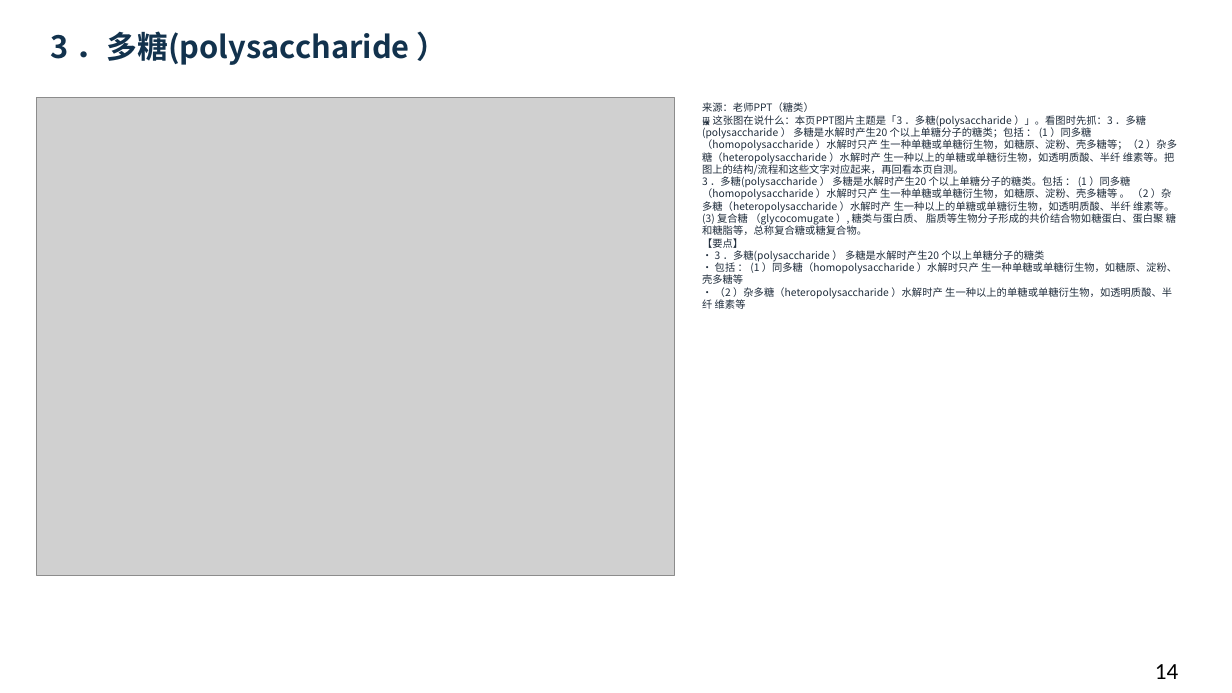
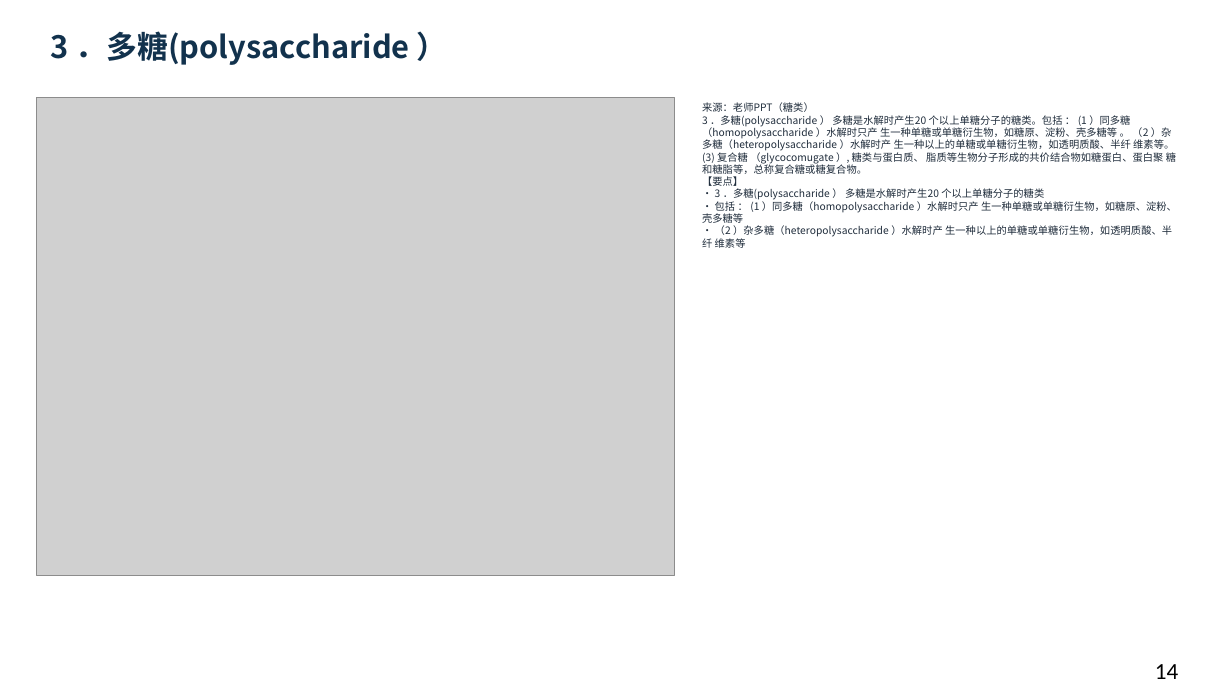
Before and after one commit to newkan-li/Biochemistry, a slide deck: slide 14 of downloads/bc09-ai-style.pptx. Drawn at 1232x693 pixels with LibreOffice and Linux fonts; fonts in the diff are those of the drawing; grey boxes stand for pictures. Boxes give left, top, right and bottom in pixels: in the first picture for what was removed or moved away, otherwise in the second. Text is boxed around its words. In the diff, an @@ line names an element or a change of style, - is before the commit and + after.

```diff
--- a/downloads/bc09-ai-style.pptx
+++ b/downloads/bc09-ai-style.pptx
@@ text at (702, 102, 1177, 248): text changed @@
-来源：老师PPT（糖类）
-🖼 这张图在说什么：本页PPT图片主题是「3 ．多糖(polysaccharide ）」。看图时先抓：3 ．多糖(polysaccharide ） 多糖是水解时产生20 个以上单糖分子的糖类；包括 ： (1 ）同多糖（homopolysaccharide ）水解时只产 生一种单糖或单糖衍生物，如糖原、淀粉、壳多糖等；（2 ）杂多糖（heteropolysaccharide ）水解时产 生一种以上的单糖或单糖衍生物，如透明质酸、半纤 维素等。把图上的结构/流程和这些文字对应起来，再回看本页自测。
-3 ．多糖(polysaccharide ） 多糖是水解时产生20 个以上单糖分子的糖类。包括 ： (1 ）同多糖（homopolysaccharide ）水解时只产 生一种单糖或单糖衍生物，如糖原、淀粉、壳多糖等 。 （2 ）杂多糖（heteropolysaccharide ）水解时产 生一种以上的单糖或单糖衍生物，如透明质酸、半纤 维素等。 (3) 复合糖 （glycocomugate ）, 糖类与蛋白质、 脂质等生物分子形成的共价结合物如糖蛋白、蛋白聚 糖和糖脂等，总称复合糖或糖复合物。
-【要点】
-• 3 ．多糖(polysaccharide ） 多糖是水解时产生20 个以上单糖分子的糖类
-• 包括 ： (1 ）同多糖（homopolysaccharide ）水解时只产 生一种单糖或单糖衍生物，如糖原、淀粉、壳多糖等
-• （2 ）杂多糖（heteropolysaccharide ）水解时产 生一种以上的单糖或单糖衍生物，如透明质酸、半纤 维素等
+来源：老师PPT（糖类）
+3 ．多糖(polysaccharide ） 多糖是水解时产生20 个以上单糖分子的糖类。包括 ： (1 ）同多糖（homopolysaccharide ）水解时只产 生一种单糖或单糖衍生物，如糖原、淀粉、壳多糖等 。 （2 ）杂多糖（heteropolysaccharide ）水解时产 生一种以上的单糖或单糖衍生物，如透明质酸、半纤 维素等。 (3) 复合糖 （glycocomugate ）, 糖类与蛋白质、 脂质等生物分子形成的共价结合物如糖蛋白、蛋白聚 糖和糖脂等，总称复合糖或糖复合物。
+【要点】
+• 3 ．多糖(polysaccharide ） 多糖是水解时产生20 个以上单糖分子的糖类
+• 包括 ： (1 ）同多糖（homopolysaccharide ）水解时只产 生一种单糖或单糖衍生物，如糖原、淀粉、壳多糖等
+• （2 ）杂多糖（heteropolysaccharide ）水解时产 生一种以上的单糖或单糖衍生物，如透明质酸、半纤 维素等
```
Also in this commit, not shown: 56 other slides changed, 20 other files.
